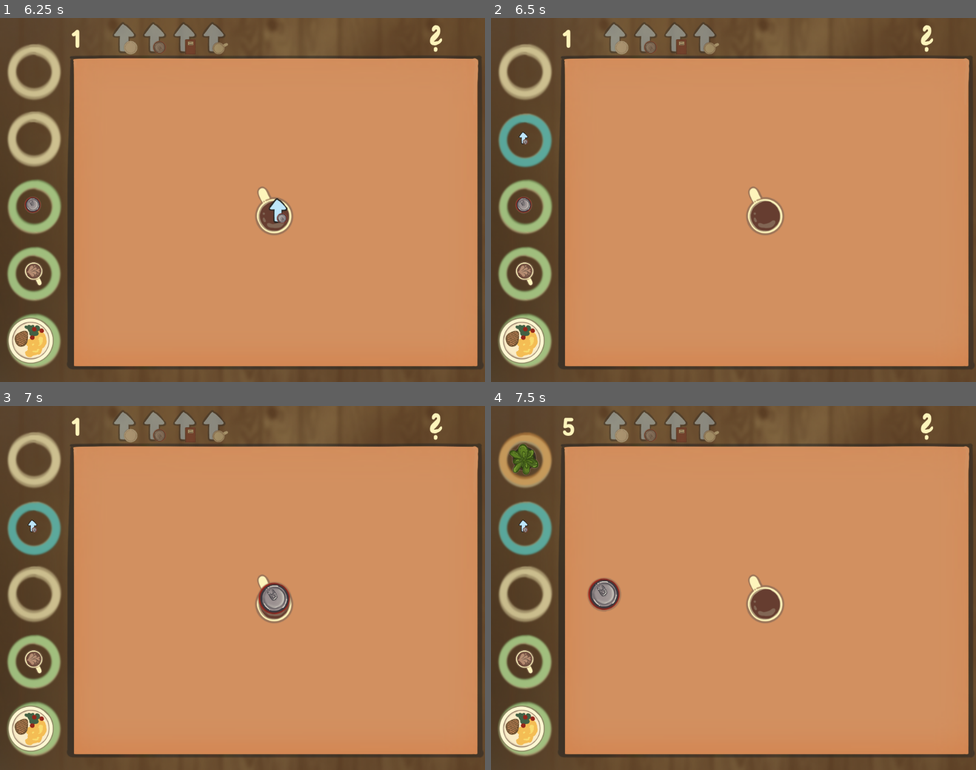
Above: before the commit, frames 1-4 (two rows, left to right).
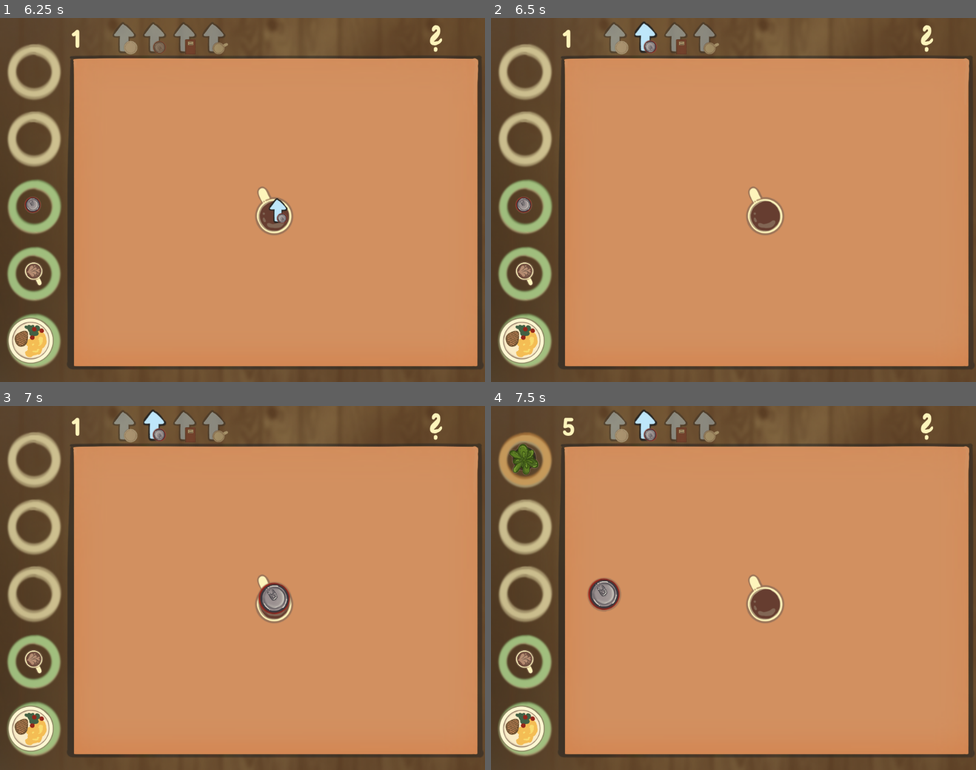
Above: after the commit, the same moments.

Repository: Nekaque/GJTraining
Game: Godot game, scene res://scenes/menu.tscn
Same seed, same stepped clock (60 frames per second), same inputs: the game is played once before the commit and once after it.
Inputs (mouse positions are in pixels of both pictures, inside the frame that each line leads up to):
- Up to frame 1 (6.25 s): click (242, 167) at 0.5 s; click (436, 39) at 1.25 s; click (436, 39) at 2 s; click (436, 39) at 2.75 s; tap Enter at 3.5, 5.75 s; drag from (33, 72) to (276, 210) at 3.52 s; drag from (276, 210) to (33, 141) at 4.27 s; tap Space at 5 s; press the mouse at (33, 141) at 5.03 s; release the mouse at (33, 141) at 5.75 s; drag from (33, 141) to (281, 210) at 5.77 s
- Up to frame 2 (6.5 s): no input
- Up to frame 3 (7 s): drag from (33, 591) to (276, 598) at 6.52 s
- Up to frame 4 (7.5 s): drag from (524, 595) to (767, 598) at 7.27 s

Frame 1 is identical in both runs. In frame 2, 1.2% of the frame differs, in the area x 1-35%, y 1-41%; in frame 3, 1.2%; in frame 4, 1.2%.

Commit message:
power ups can be placed anywhere on table

Diff:
--- a/assets/animations.tres
+++ b/assets/animations.tres
@@ -154,7 +154,7 @@
 "duration": 1.0,
 "texture": SubResource("AtlasTexture_3no78")
 }, {
-"duration": 1.0,
+"duration": 0.01,
 "texture": SubResource("AtlasTexture_pvfyn")
 }],
 "loop": false,
--- a/scripts/main.gd
+++ b/scripts/main.gd
@@ -75,7 +75,7 @@
 	else: $Cam.position = Vector2(512,384)
 	if dragging:
 		dragging.position = get_viewport().get_mouse_position()
-		if (dragging.on_table and (Coll.collisions <= 0 or dragging.type == 13)):
+		if (dragging.on_table and (Coll.collisions <= 0 or dragging.type >=9 and dragging.type <= 13)):
 			if Coll.collisions <= -1: Coll.collisions = 0
 			Input.set_custom_mouse_cursor(table)
 		else: Input.set_custom_mouse_cursor(no_table)
@@ -103,6 +103,7 @@
 			Input.set_custom_mouse_cursor(default, 0, Vector2(2,2))
 			if Coll.collisions >= 1 or !dragging.on_table:
 				if (dragging.type == 13 and dragging.on_table): clean()
+				elif (dragging.type >=9 and dragging.type <= 12 and dragging.on_table): power_up()
 				else:
 					kolecka[dragging.from].play(kolecka_barvy[dragging.type])
 					dragging.position = dragging.init_pos
@@ -112,19 +113,7 @@
 			else:
 				dragging.init_pos = dragging.position
 				if dragging.type == 13: clean()
-				elif dragging.type >=9 and dragging.type <= 12:
-					$Music/Upgrade.play()
-					powerups_icons[dragging.type-9].visible = true
-					Coll.is_stackable[dragging.type-9] = true
-					probs[dragging.type] = 0
-					occupied[dragging.from] = false
-					for i in len(items):
-						if (items[i] == dragging):
-							items.pop_at(i)
-							break
-					dragging.queue_free()
-					dragging = null
-
+				elif dragging.type >=9 and dragging.type <= 12: power_up()
 				elif (dragging.from >= 0):
 					score+=1
 					if (score%5 == 0) and time > 0.7: time -= 0.3
@@ -135,6 +124,18 @@
 				dragging = null
 	if (event.is_action_pressed("rotate") and dragging): dragging.rotate(deg_to_rad(90))
 
+func power_up():
+	$Music/Upgrade.play()
+	powerups_icons[dragging.type-9].visible = true
+	Coll.is_stackable[dragging.type-9] = true
+	probs[dragging.type] = 0
+	occupied[dragging.from] = false
+	for i in len(items):
+		if (items[i] == dragging):
+			items.pop_at(i)
+			break
+	dragging.queue_free()
+	dragging = null
 
 func _on_timer_timeout() -> void:
 	var valid = false
